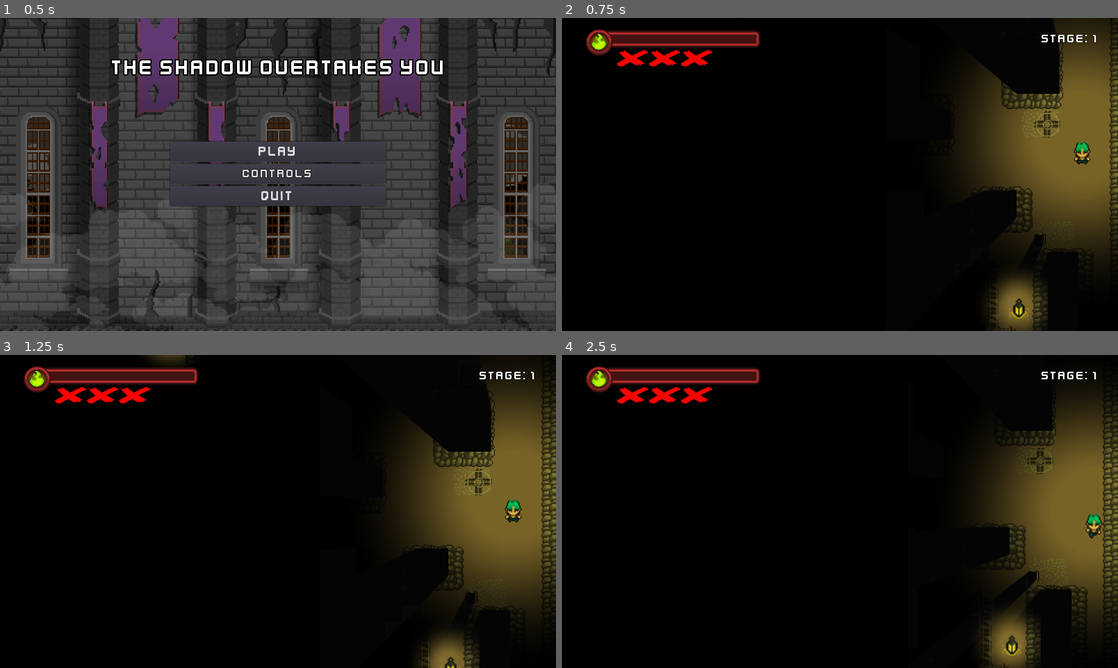
Above: before the commit, frames 1-4 (two rows, left to right).
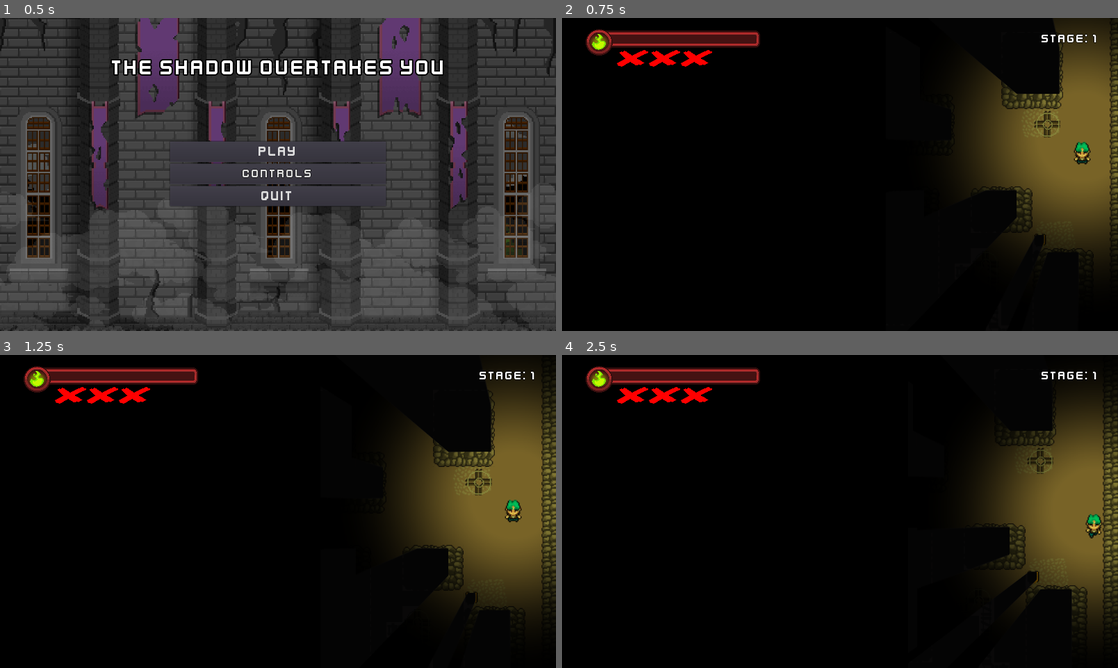
Above: after the commit, the same moments.

Repository: JoseM98/TheShadowOvertakesYou
Game: Godot game, scene res://Scenes/Menus/MainMenu.tscn
Same seed, same stepped clock (60 frames per second), same inputs: the game is played once before the commit and once after it.
Inputs:
- Up to frame 1 (0.5 s): no input
- Up to frame 2 (0.75 s): click "PLAY" at 0.5 s
- Up to frame 3 (1.25 s): no input
- Up to frame 4 (2.5 s): hold Right (ui_right) 1.28-2.03 s; hold Down (ui_down) from 2.03 s (still down)

Frame 1 is identical in both runs. In frame 2, 1.5% of the frame differs, in the area x 76-88%, y 82-100%; in frame 3, 1.1%; in frame 4, 1.5%, in the area x 75-87%, y 82-100%.

Commit message:
v0.26 - Mark with light & probability changes

Diff:
--- a/TheShadowOvertakesYou/Scenes/Levels/LevelComplete.tscn
+++ b/TheShadowOvertakesYou/Scenes/Levels/LevelComplete.tscn
@@ -18,6 +18,8 @@
 part3 = ExtResource( 7 )
 part4 = ExtResource( 8 )
 exit_door = ExtResource( 5 )
+torchProbability = 30
+fuelProbability = 30
 
 [node name="AudioStreamPlayer" type="AudioStreamPlayer" parent="."]
 stream = ExtResource( 6 )
--- a/TheShadowOvertakesYou/Scenes/Mark.tscn
+++ b/TheShadowOvertakesYou/Scenes/Mark.tscn
@@ -1,7 +1,8 @@
-[gd_scene load_steps=3 format=2]
+[gd_scene load_steps=4 format=2]
 
 [ext_resource path="res://Assets/x-mark.png" type="Texture" id=1]
 [ext_resource path="res://Assets/Sounds/fireplace-audio.ogg" type="AudioStream" id=2]
+[ext_resource path="res://Assets/light2D.png" type="Texture" id=3]
 
 [node name="Mark" type="Node2D"]
 light_mask = -2147483645
@@ -27,3 +28,9 @@
 stream = ExtResource( 2 )
 autoplay = true
 max_distance = 200.0
+
+[node name="Light2D" type="Light2D" parent="."]
+texture = ExtResource( 3 )
+texture_scale = 0.1
+color = Color( 0.835294, 0.929412, 0.168627, 1 )
+shadow_enabled = true
--- a/TheShadowOvertakesYou/Scenes/Torch.tscn
+++ b/TheShadowOvertakesYou/Scenes/Torch.tscn
@@ -32,6 +32,7 @@
 scale = Vector2( 1.29816, 1.31569 )
 frames = SubResource( 2 )
 animation = "idle"
+frame = 1
 playing = true
 
 [node name="Light2D" type="Light2D" parent="."]
Not shown, changed: TheShadowOvertakesYou/Linux/TheShadowOvertakesYou.pck
Not shown, changed: TheShadowOvertakesYou/Linux/TheShadowOvertakesYou.x86_64
Not shown, changed: TheShadowOvertakesYou/Mac OSX/TheShadowOvertakesYou.exe.zip
Not shown, added: TheShadowOvertakesYou/TheShadowOvertakesYou.zip
Not shown, changed: TheShadowOvertakesYou/Windows/TheShadowOvertakesYou.exe
Not shown, changed: TheShadowOvertakesYou/Windows/TheShadowOvertakesYou.pck
